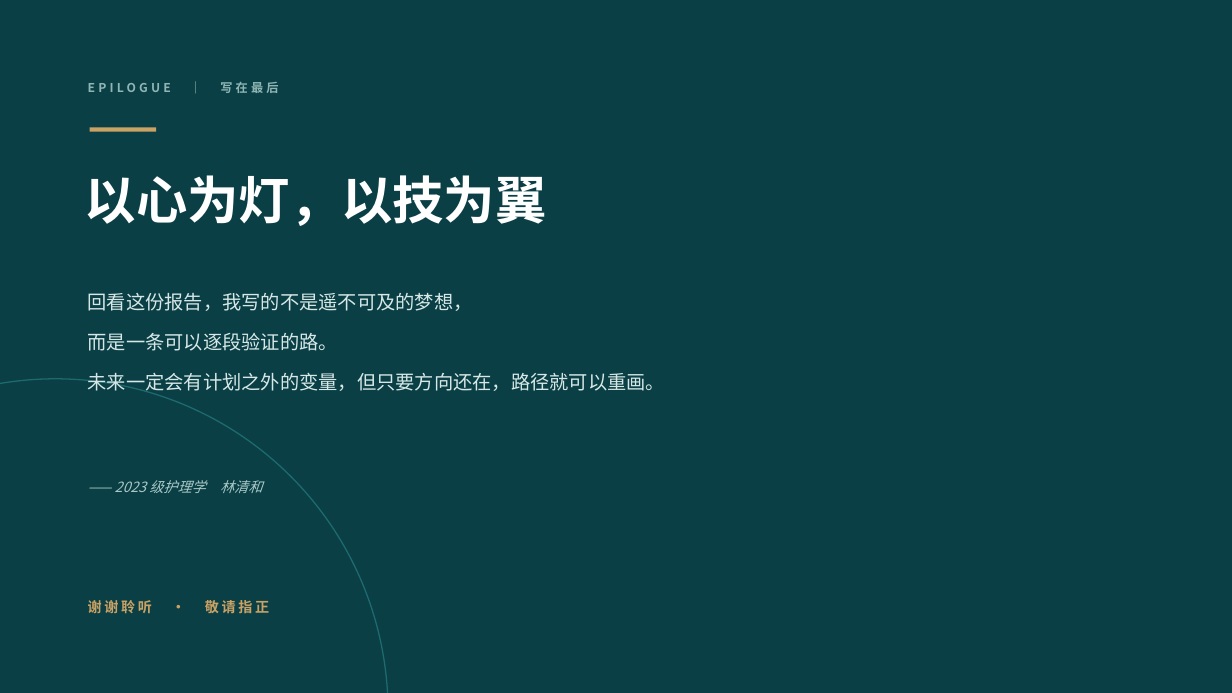
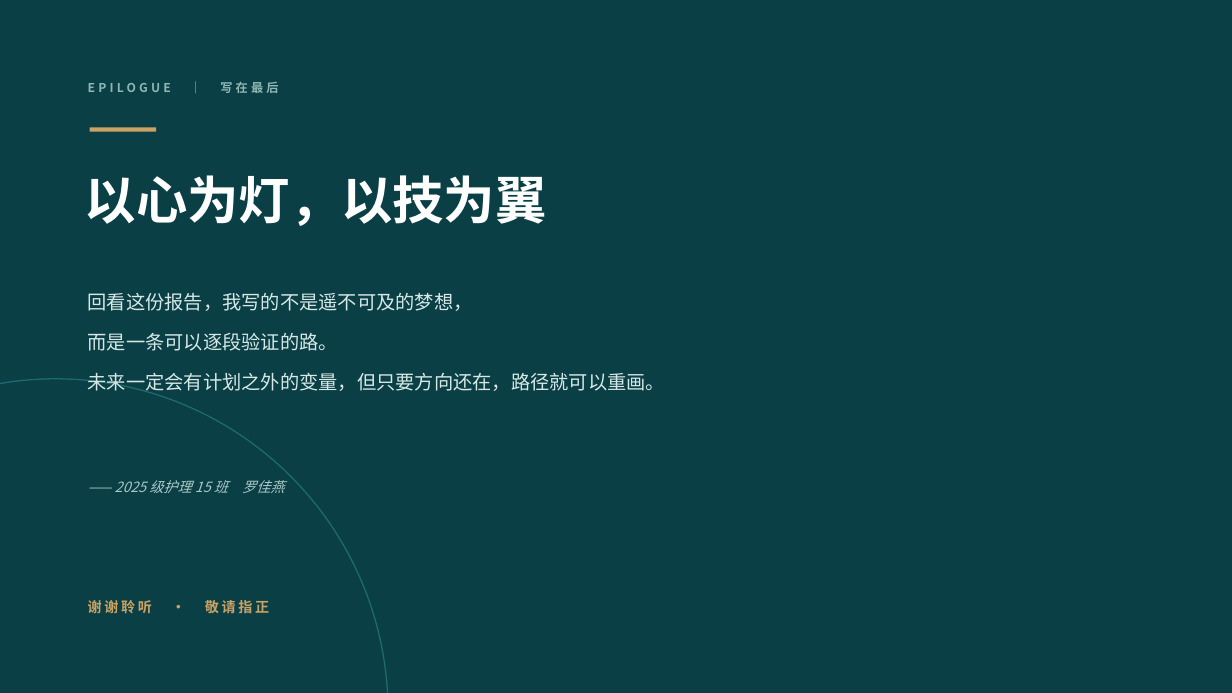
Before and after one commit to 2162638768/doremy.float.phone, a slide deck: slide 13 of 护理学职业规划大赛_生涯发展展示.pptx. Drawn at 1232x693 pixels with LibreOffice and Linux fonts; fonts in the diff are those of the drawing. Boxes give left, top, right and bottom in pixels: in the first picture for what was removed or moved away, otherwise in the second. Text is boxed around its words. In the diff, an @@ line names an element or a change of style, - is before the commit and + after.

```diff
--- a/护理学职业规划大赛_生涯发展展示.pptx
+++ b/护理学职业规划大赛_生涯发展展示.pptx
@@ text at <box>115,480,284,493</box>: text changed @@
-—— 2023 级护理学 林清和
+—— 2025 级护理 15 班 罗佳燕
```
Also in this commit, not shown: 12 other slides changed, 1 other file.
